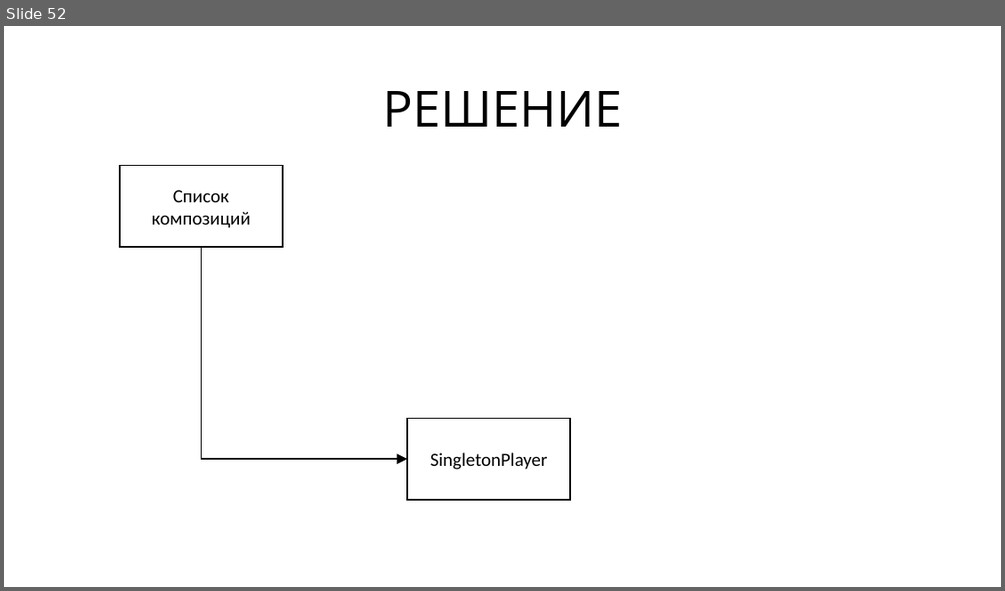
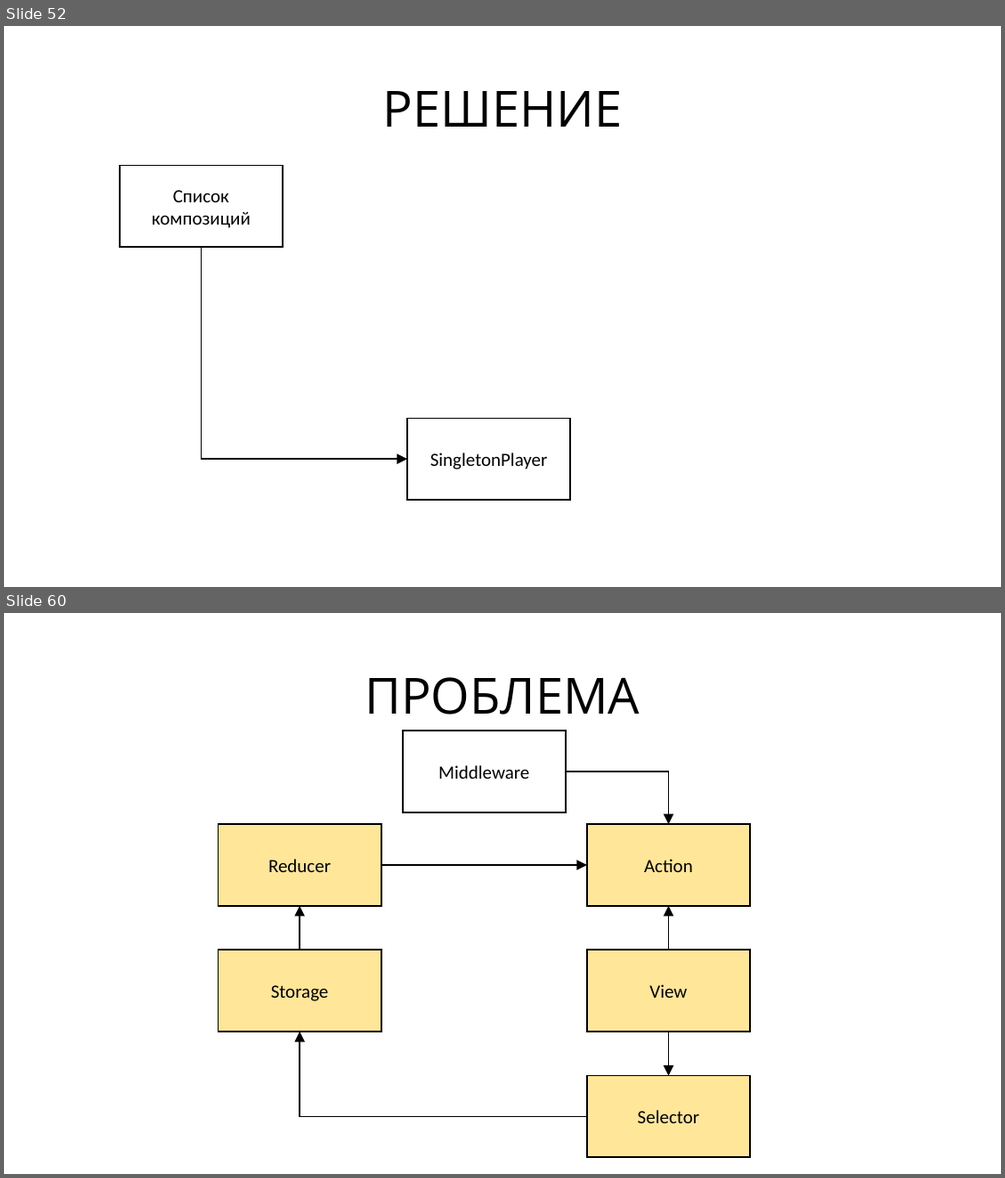
Before and after one commit to rkhaimov/brain-gym, a slide deck: Презентация.pptx. Shown one above the other, each under a label of ours: slide 52 before the commit, slides 52 and 60 after it; the slides between them are not shown. The pictures are 1005x591 and 1005x1178 pixels, drawn with LibreOffice and Linux fonts; fonts in the diff are those of the drawing. Boxes give left, top, right and bottom in pixels: in the first picture for what was removed or moved away, otherwise in the second. Text is boxed around its words. In the diff, an @@ line names an element or a change of style, - is before the commit and + after.

Commit message:
Add slides

```diff
--- a/Презентация.pptx
+++ b/Презентация.pptx
@@ slide 60 added at (4,613,1001,1174), background #FFFFFF @@
@@ text added at (364,677,639,714), 48 pt, text #000000 @@
+ПРОБЛЕМА
@@ rectangle added at (403,731,566,812), fill #FFFFFF, outline #000000 1.5 pt, 18 pt, text #000000 @@
+Middleware
@@ elbow arrow added from (566, 771) to (669, 824), #000000 1.25 pt @@
@@ rectangle added at (218,824,380,906), fill #FFE699, outline #000000 1.5 pt, 18 pt, text #000000 @@
+Reducer
@@ rectangle added at (587,824,751,906), fill #FFE699, outline #000000 1.5 pt, 18 pt, text #000000 @@
+Action
@@ arrow added from (380, 865) to (587, 865), #000000 1.25 pt @@
@@ arrow added from (299, 949) to (299, 906), #000000 1.25 pt @@
@@ arrow added from (669, 949) to (669, 906), #000000 1.25 pt @@
@@ rectangle added at (218,949,380,1031), fill #FFE699, outline #000000 1.5 pt, 18 pt, text #000000 @@
+Storage
@@ rectangle added at (587,949,751,1031), fill #FFE699, outline #000000 1.5 pt, 18 pt, text #000000 @@
+View
@@ elbow arrow added from (587, 1116) to (299, 1032), #000000 1.25 pt @@
@@ arrow added from (669, 1032) to (669, 1076), #000000 1.25 pt @@
@@ rectangle added at (587,1076,751,1158), fill #FFE699, outline #000000 1.5 pt, 18 pt, text #000000 @@
+Selector
```
Also in this commit, not shown: 47 other slides added, 1 slide removed, 1 other file.
